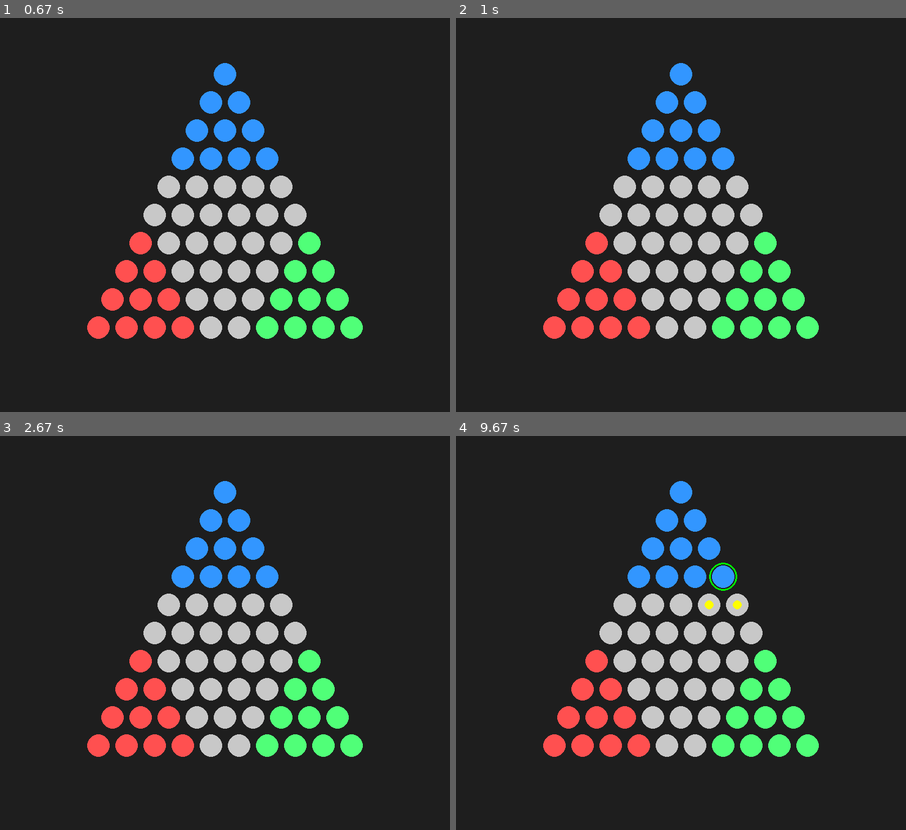
Above: before the commit, frames 1-4 (two rows, left to right).
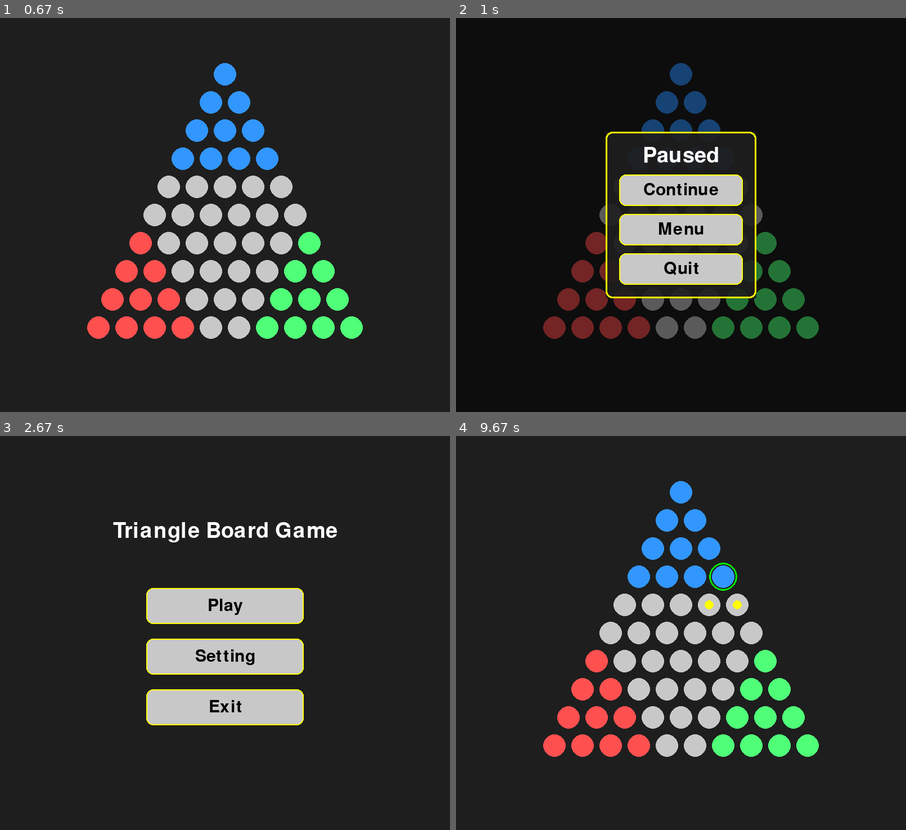
Above: after the commit, the same moments.

Repository: dinhhhiuu/Tri-Checker
Game: pygame game, started from main.py
Same seed, same stepped clock (60 frames per second), same inputs: the game is played once before the commit and once after it.
Inputs (mouse positions are in pixels of both pictures, inside the frame that each line leads up to):
- Up to frame 1 (0.67 s): click "Play" at 0.38 s
- Up to frame 2 (1 s): hold Esc from 0.67 s (still down)
- Up to frame 3 (2.67 s): release Esc at 1.13 s; click (85, 573) at 1.22 s; click (225, 648) at 2.55 s, where only the run after the commit has a clickable "Menu"
- Up to frame 4 (9.67 s): click (681, 605) at 3.05 s, where only the run after the commit has a clickable "Play"; click (618, 550) at 3.38 s; hold Esc 4.67-5.13 s; click (681, 609) at 5.22 s, where only the run after the commit has a clickable "Continue"; tap Esc at 5.5, 7.17 s; hold Esc 5.83-6.3 s; hold Esc 6.33-6.8 s; click (681, 609) at 6.88 s, where only the run after the commit has a clickable "Continue"; click (636, 617) at 7.55 s; click (712, 569) at 9.38 s

Frame 1 is identical in both runs. In frame 2, 13% of the frame differs, in the area x 19-81%, y 11-82%; in frame 3, 15%; in frame 4, nothing differs.

Commit message:
feat: use the esc button to pause the game.

Diff:
--- a/main.py
+++ b/main.py
@@ -6,7 +6,7 @@
 from src.core.utils import next_player
 
 from src.ui.config import WIDTH, HEIGHT, MODES
-from src.ui.pygame_renderer import get_cell_from_mouse, draw, draw_winner, draw_menu, draw_settings
+from src.ui.pygame_renderer import get_cell_from_mouse, draw, draw_winner, draw_menu, draw_settings, draw_pause
 
 from src.ai.random_ai import choose_random_move
 from src.ai.minimax_ai import choose_minimax_move
@@ -53,9 +53,14 @@
     turn = 1
     win_restart_rect = None
     win_menu_rect = None
+    paused = False
+    pause_continue_rect = None
+    pause_menu_rect = None
+    pause_quit_rect = None
 
     def start_game():
         nonlocal board, selected, valid_moves, winner, game_over, turn, win_restart_rect, win_menu_rect
+        nonlocal paused, pause_continue_rect, pause_menu_rect, pause_quit_rect
         board = TriangleBoard()
         init_players(board)
         selected = None
@@ -65,6 +70,10 @@
         turn = 1
         win_restart_rect = None
         win_menu_rect = None
+        paused = False
+        pause_continue_rect = None
+        pause_menu_rect = None
+        pause_quit_rect = None
 
     # Menu UI rects
     btn_w, btn_h = 280, 64
@@ -122,6 +131,24 @@
                             state = "menu"
                     continue
 
+                if event.type == pygame.KEYDOWN and event.key == pygame.K_ESCAPE:
+                    paused = not paused
+                    selected = None
+                    valid_moves = []
+                    continue
+
+                if paused:
+                    if event.type == pygame.MOUSEBUTTONDOWN:
+                        if pause_continue_rect and pause_continue_rect.collidepoint(event.pos):
+                            paused = False
+                        elif pause_menu_rect and pause_menu_rect.collidepoint(event.pos):
+                            paused = False
+                            state = "menu"
+                        elif pause_quit_rect and pause_quit_rect.collidepoint(event.pos):
+                            pygame.quit()
+                            sys.exit()
+                    continue
+
                 # Only accept mouse input on the current player's turn,
                 # and only if that player's mode is 'player'.
                 if player_modes.get(turn, "player") != "player":
@@ -170,6 +197,13 @@
             continue
 
         # state == 'game'
+        if paused:
+            draw(screen, board, selected, valid_moves, flip=False)
+            pause_continue_rect, pause_menu_rect, pause_quit_rect = draw_pause(screen, flip=False)
+            pygame.display.flip()
+            clock.tick(60)
+            continue
+
         if not game_over:
             winner = board.check_winner()
             if winner:
@@ -194,7 +228,7 @@
                     move = choose_minimax_move(board, turn, mode="minimax", depth=2)
 
                 elif mode == "mcts":
-                    move = choose_mcts_move(board, turn, mode="mcts", simulations=100)
+                    move = choose_mcts_move(board, turn, mode="mcts", simulations=300)
 
                 else:
                     raise ValueError(f"Unknown mode for player {turn}: {mode}")
--- a/src/ui/pygame_renderer.py
+++ b/src/ui/pygame_renderer.py
@@ -106,6 +106,53 @@
         pygame.display.flip()
 
     return restart_rect, menu_rect
+
+def draw_pause(screen, *, flip: bool = True):
+    """Draw pause overlay and return (continue_rect, menu_rect, quit_rect)."""
+
+    title_font, _btn_font, small_font = _get_menu_fonts()
+
+    overlay = pygame.Surface((WIDTH, HEIGHT), pygame.SRCALPHA)
+    overlay.fill((0, 0, 0, 140))
+    screen.blit(overlay, (0, 0))
+
+    padding = 24
+    gap = 14
+    btn_w, btn_h = 220, 56
+
+    title = title_font.render("Paused", True, (255, 255, 255))
+
+    content_w = max(title.get_width(), btn_w)
+    panel_w = content_w + padding * 2
+    panel_h = title.get_height() + gap + (btn_h * 3) + (gap * 2) + padding * 2
+
+    panel_rect = pygame.Rect(0, 0, panel_w, panel_h)
+    panel_rect.center = (WIDTH // 2, HEIGHT // 2)
+
+    panel = pygame.Surface(panel_rect.size, pygame.SRCALPHA)
+    panel.fill((30, 30, 30, 230))
+    screen.blit(panel, panel_rect.topleft)
+    pygame.draw.rect(screen, (255, 255, 0), panel_rect, 3, border_radius=12)
+
+    title_rect = title.get_rect(midtop=(panel_rect.centerx, panel_rect.top + padding))
+    screen.blit(title, title_rect)
+
+    y = title_rect.bottom + gap
+    continue_rect = pygame.Rect(0, 0, btn_w, btn_h)
+    menu_rect = pygame.Rect(0, 0, btn_w, btn_h)
+    quit_rect = pygame.Rect(0, 0, btn_w, btn_h)
+    continue_rect.midtop = (panel_rect.centerx, y)
+    menu_rect.midtop = (panel_rect.centerx, y + btn_h + gap)
+    quit_rect.midtop = (panel_rect.centerx, y + (btn_h + gap) * 2)
+
+    _draw_button(screen, continue_rect, "Continue")
+    _draw_button(screen, menu_rect, "Menu")
+    _draw_button(screen, quit_rect, "Quit")
+
+    if flip:
+        pygame.display.flip()
+
+    return continue_rect, menu_rect, quit_rect
 
 def _get_menu_fonts():
     global _MENU_TITLE_FONT, _MENU_BUTTON_FONT, _MENU_SMALL_FONT
